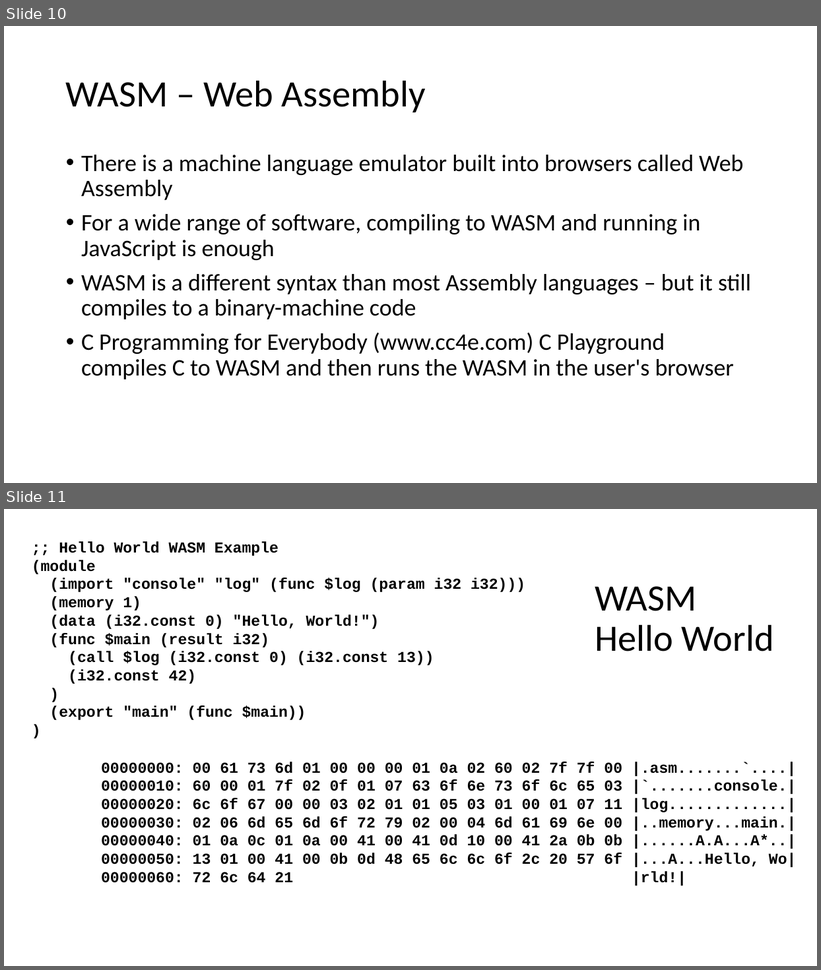
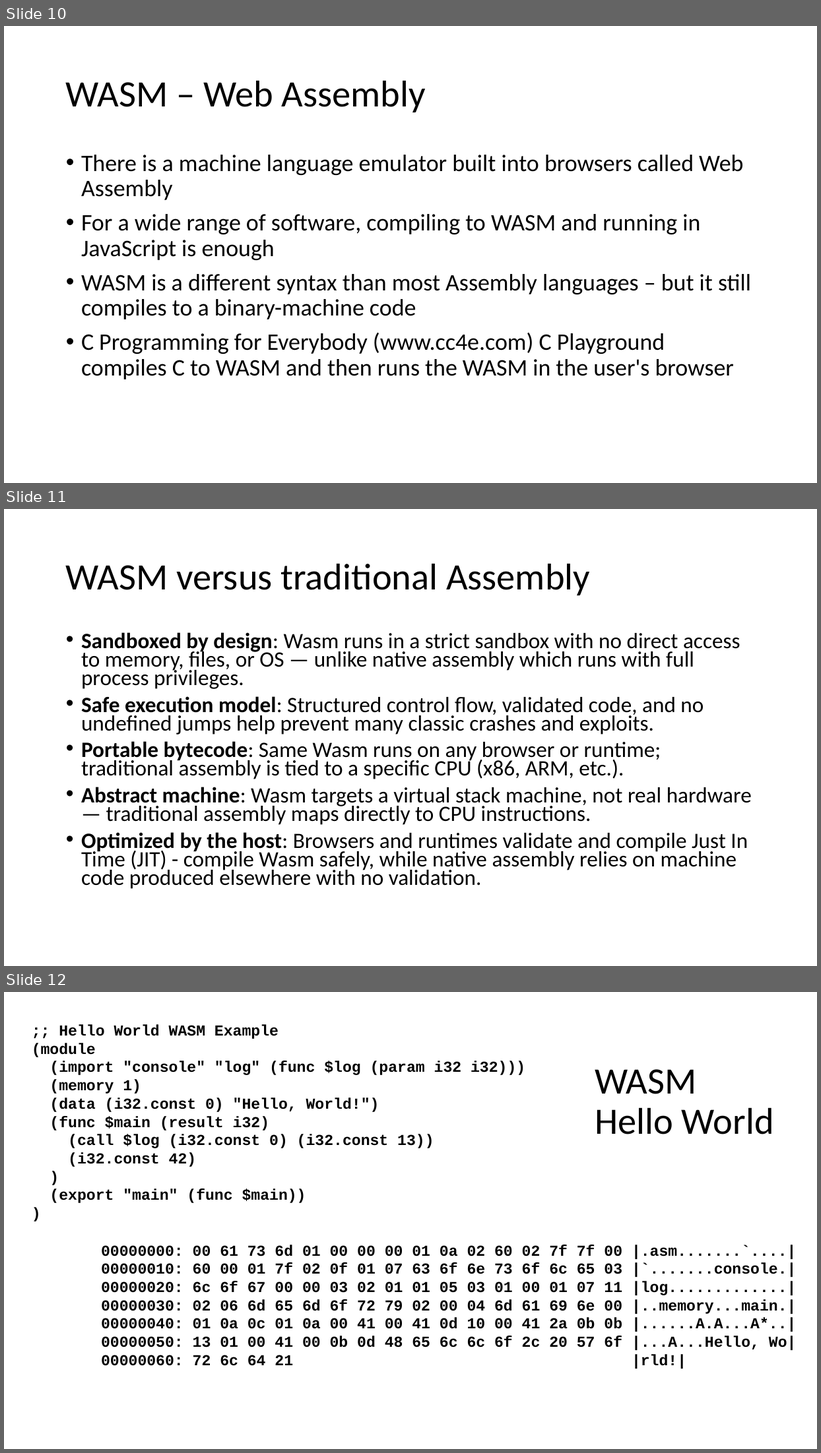
Before and after one commit to csev/ca4e, a slide deck: lectures/07-Emulator.pptx. Shown one above the other, each under a label of ours: slides 10 and 11 before the commit, slides 10, 11 and 12 after it. The pictures are 821x970 and 821x1453 pixels, drawn with LibreOffice and Linux fonts; fonts in the diff are those of the drawing. Boxes give left, top, right and bottom in pixels: in the first picture for what was removed or moved away, otherwise in the second. Text is boxed around its words. In the diff, an @@ line names an element or a change of style, - is before the commit and + after.

Commit message:
Progress.

```diff
--- a/lectures/07-Emulator.pptx
+++ b/lectures/07-Emulator.pptx
@@ slide 11 added at [4,509,817,966], background #FFFFFF @@
@@ title added at [66,563,590,595], 44 pt, text #000000 @@
+WASM versus traditional Assembly
@@ text added at [81,632,752,889], 25.9 pt, text #000000 @@
+• Sandboxed by design: Wasm runs in a strict sandbox with no direct access to memory, files, or OS — unlike native assembly which runs with full process privileges.
+• Safe execution model: Structured control flow, validated code, and no undefined jumps help prevent many classic crashes and exploits.
+• Portable bytecode: Same Wasm runs on any browser or runtime; traditional assembly is tied to a specific CPU (x86, ARM, etc.).
+• Abstract machine: Wasm targets a virtual stack machine, not real hardware — traditional assembly maps directly to CPU instructions.
+• Optimized by the host: Browsers and runtimes validate and compile Just In Time (JIT) - compile Wasm safely, while native assembly relies on machine code produced elsewhere with no validation.
@@ what was slide 11 is now slide 12 @@
```
